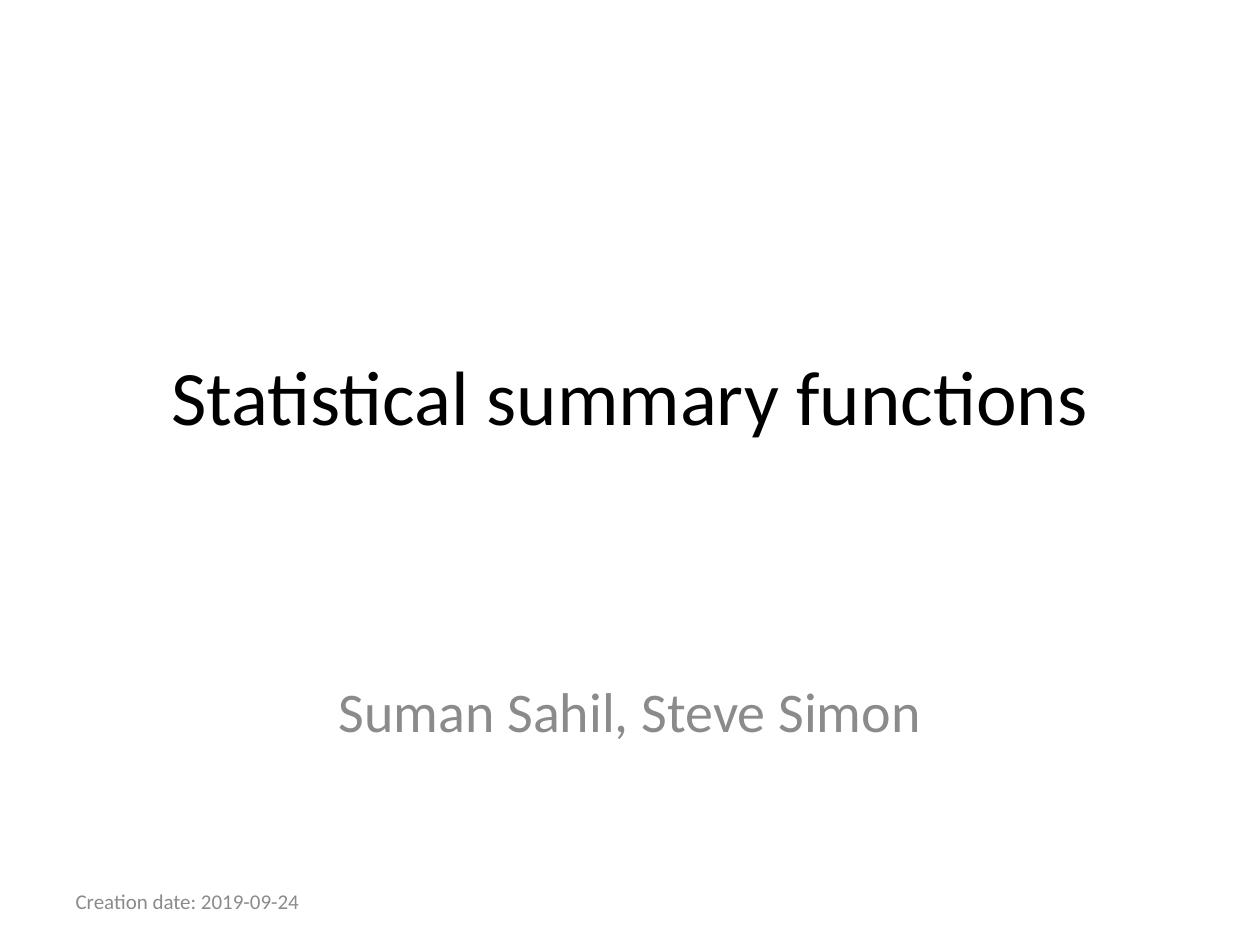
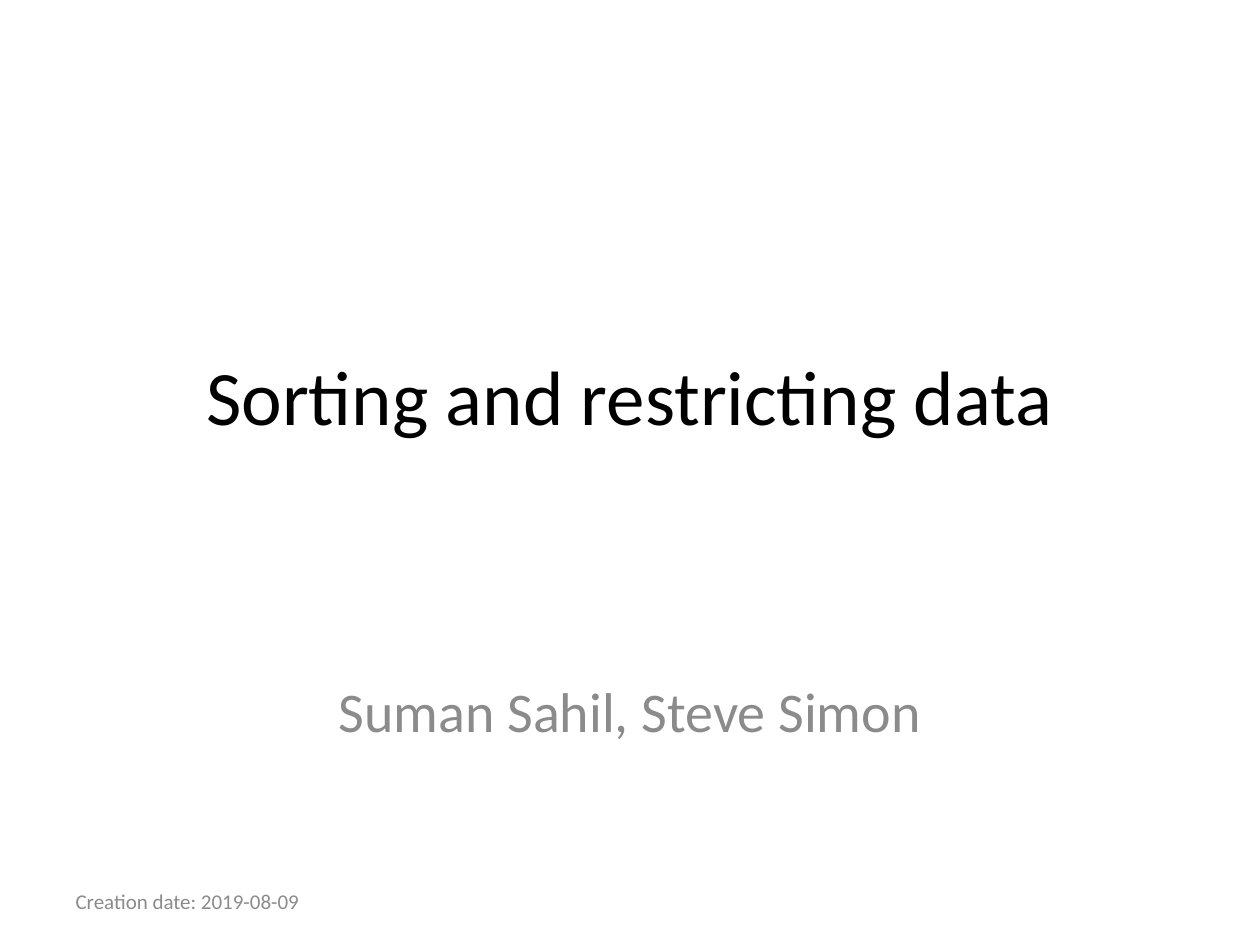
Before and after one commit to pmean/introduction-to-sql, a slide deck: slide 1 of module04-sorting-and-restricting-data/results/where.pptx. Drawn at 1260x945 pixels with LibreOffice and Linux fonts; fonts in the diff are those of the drawing. Boxes give left, top, right and bottom in pixels: in the first picture for what was removed or moved away, otherwise in the second. Text is boxed around its words. In the diff, an @@ line names an element or a change of style, - is before the commit and + after.

```diff
--- a/module04-sorting-and-restricting-data/results/where.pptx
+++ b/module04-sorting-and-restricting-data/results/where.pptx
@@ title at [206,371,1052,439]: text changed @@
-Statistical summary functions
+Sorting and restricting data
@@ text at [76,894,299,909]: text changed @@
-Creation date: 2019-09-24
+Creation date: 2019-08-09
```
Also in this commit, not shown: 3 other slides changed, 35 slides added, 15 other files.
